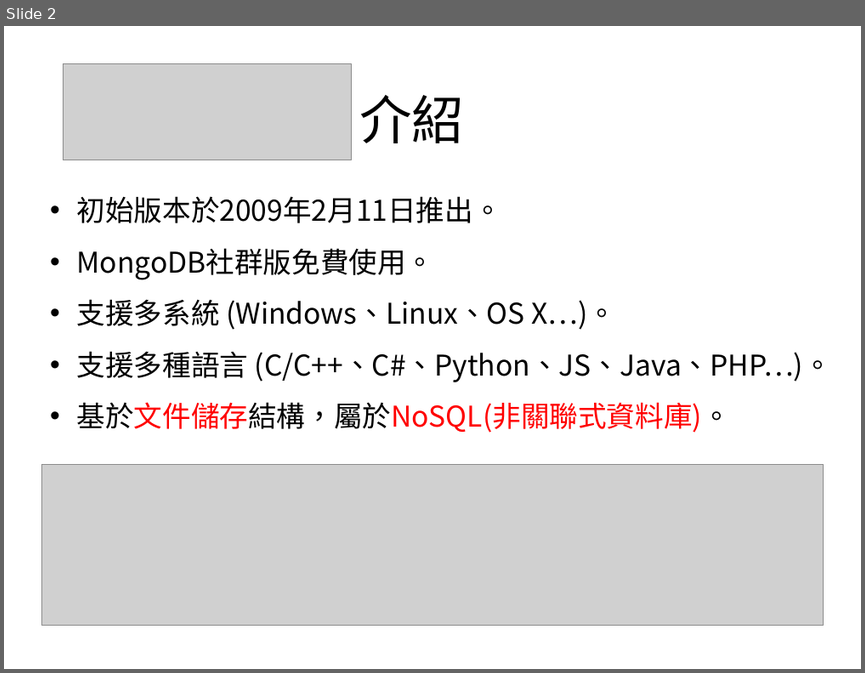
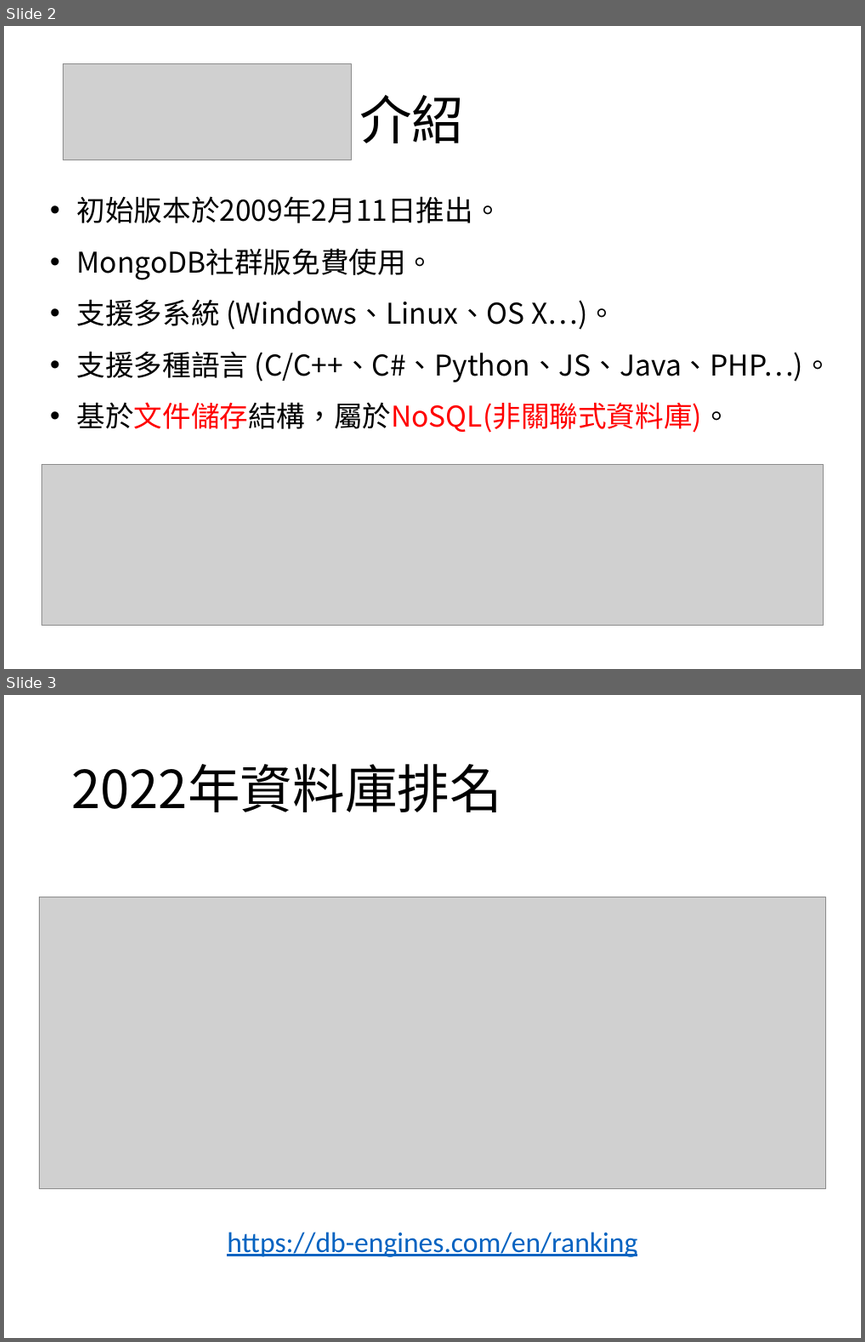
Before and after one commit to kkldream/WebAPI-MongoDB-Flask-basic-tutorial, a slide deck: MongoDB資料庫-基礎教學.pptx. Shown one above the other, each under a label of ours: slide 2 before the commit, slides 2 and 3 after it. The pictures are 865x673 and 865x1342 pixels, drawn with LibreOffice and Linux fonts; fonts in the diff are those of the drawing; grey boxes stand for pictures. Boxes give left, top, right and bottom in pixels: in the first picture for what was removed or moved away, otherwise in the second. Text is boxed around its words. In the diff, an @@ line names an element or a change of style, - is before the commit and + after.

```diff
--- a/MongoDB資料庫-基礎教學.pptx
+++ b/MongoDB資料庫-基礎教學.pptx
@@ slide 3 added at [4,695,861,1338], background #FFFFFF @@
@@ title added at [71,764,501,812], 44 pt, text #000000 @@
+2022年資料庫排名
@@ picture added at [40,896,826,1189] @@
@@ text added at [227,1231,637,1257], 24 pt, text #0563C1, underline @@
+https://db-engines.com/en/ranking
```
Also in this commit, not shown: 4 other slides added, 1 slide removed.
